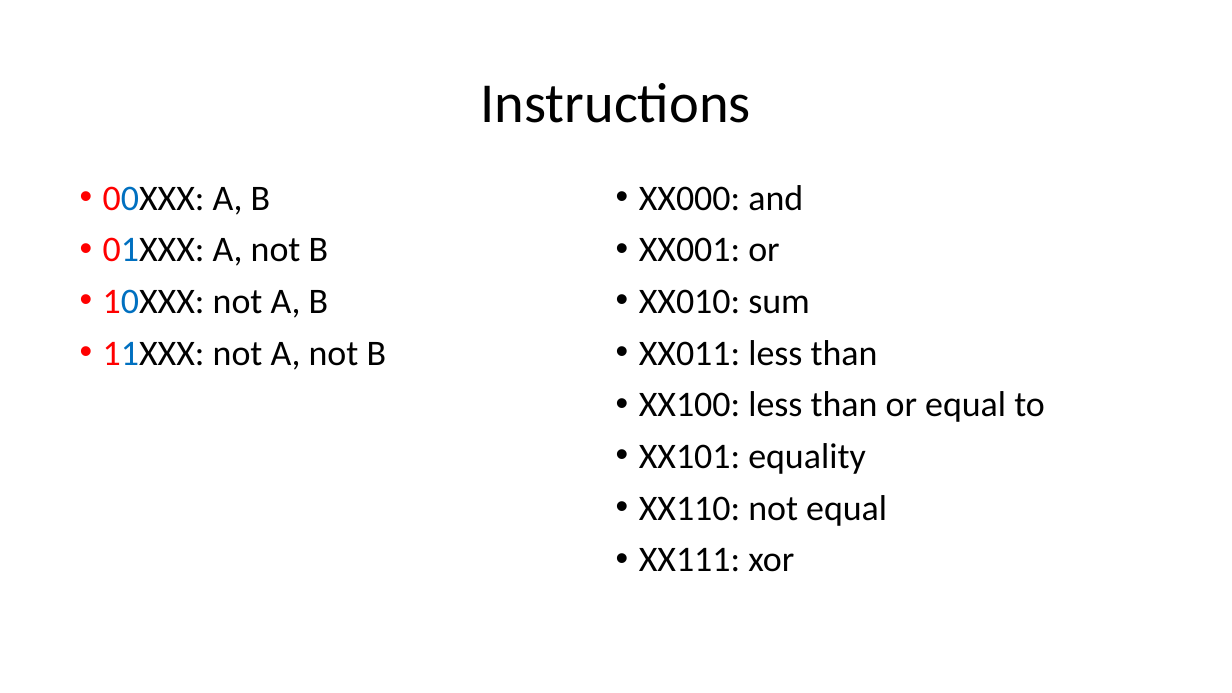
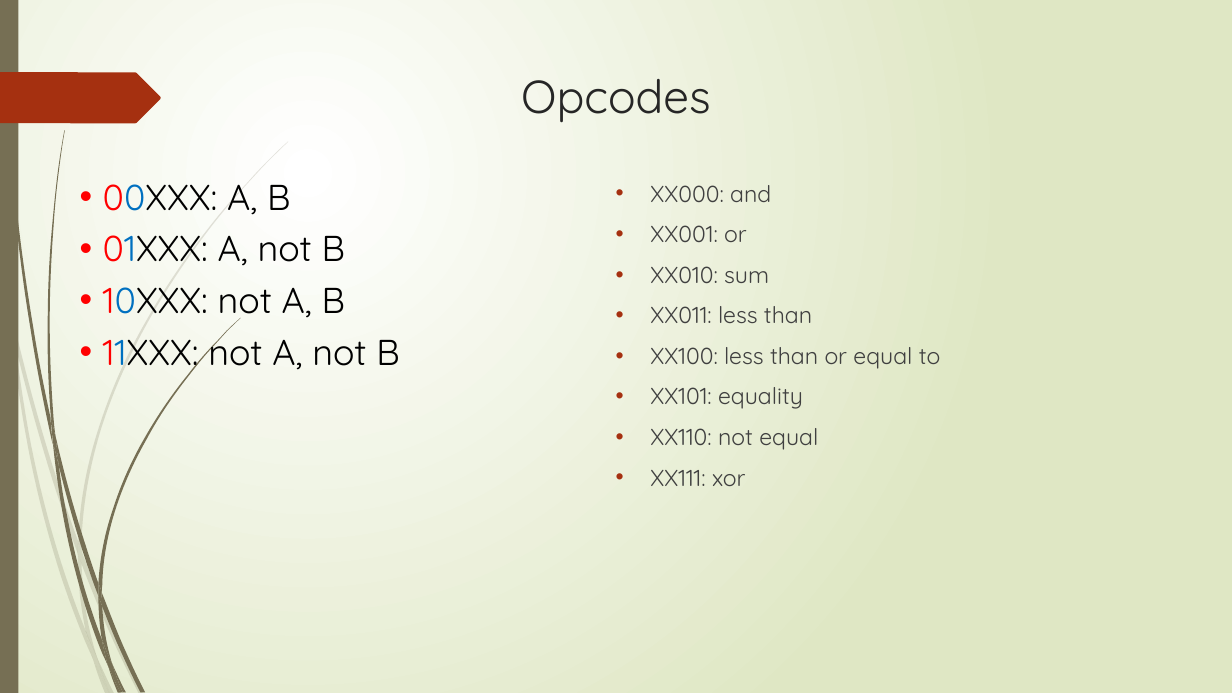
Before and after one commit to judebattista/cs401_lab01, a slide deck: slide 4 of ComparatorALU.pptx. Drawn at 1232x693 pixels with LibreOffice and Linux fonts; fonts in the diff are those of the drawing. Boxes give left, top, right and bottom in pixels: in the first picture for what was removed or moved away, otherwise in the second. Text is boxed around its words. In the diff, an @@ line names an element or a change of style, - is before the commit and + after.

Commit message:
Add theme to presentation

```diff
--- a/ComparatorALU.pptx
+++ b/ComparatorALU.pptx
@@ background #FFFFFF to gradient #FFFFFF to #DFE8C4 @@
@@ rectangle added at <box>0,0,18,693</box>, fill #766F54 @@
@@ title "Opcodes" at <box>521,79,711,123</box>: vertical alignment middle to top @@
@@ freeform shape added at <box>0,72,161,123</box>, fill #A53010 @@
@@ title at <box>521,79,711,123</box>: text changed; size 44 to 36 pt; font Calibri to Quicksand; text colour #000000 to #262626 @@
-Instructions
+Opcodes
@@ text "00XXX: A, B" at <box>103,184,399,375</box>: font Calibri to Quicksand @@
@@ text "XX000: and" at <box>650,185,940,486</box>: size 28 to 18 pt, font Calibri to Quicksand, text colour #000000 to #404040; indent changed; line spacing 0.9 to 1 @@
@@ group added at <box>0,141,288,693</box>: 10 freeform shapes @@
@@ group added at <box>3,0,240,693</box>: 12 freeform shapes @@
```
Also in this commit, not shown: 2 other slides changed, 2 slides added, 2 slides removed.
